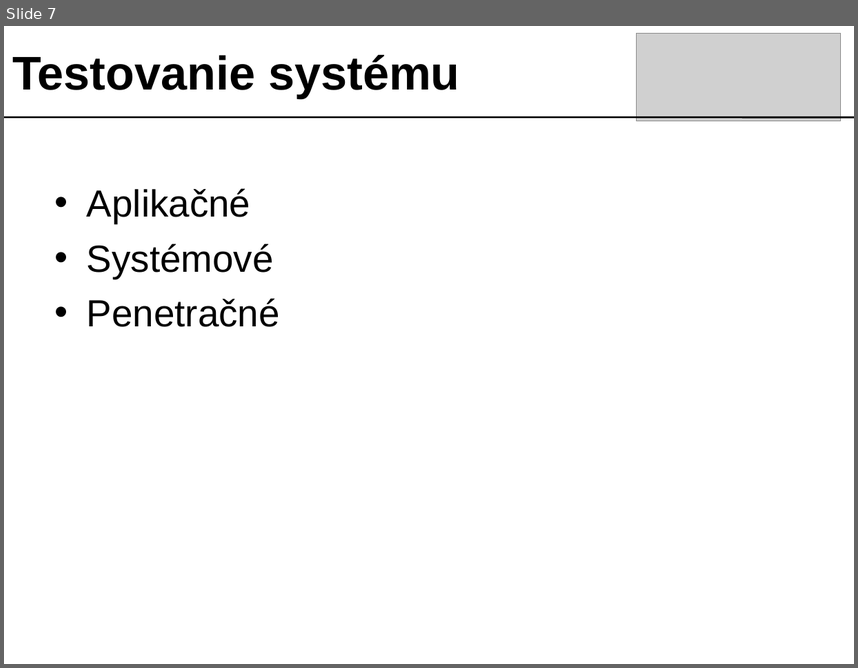
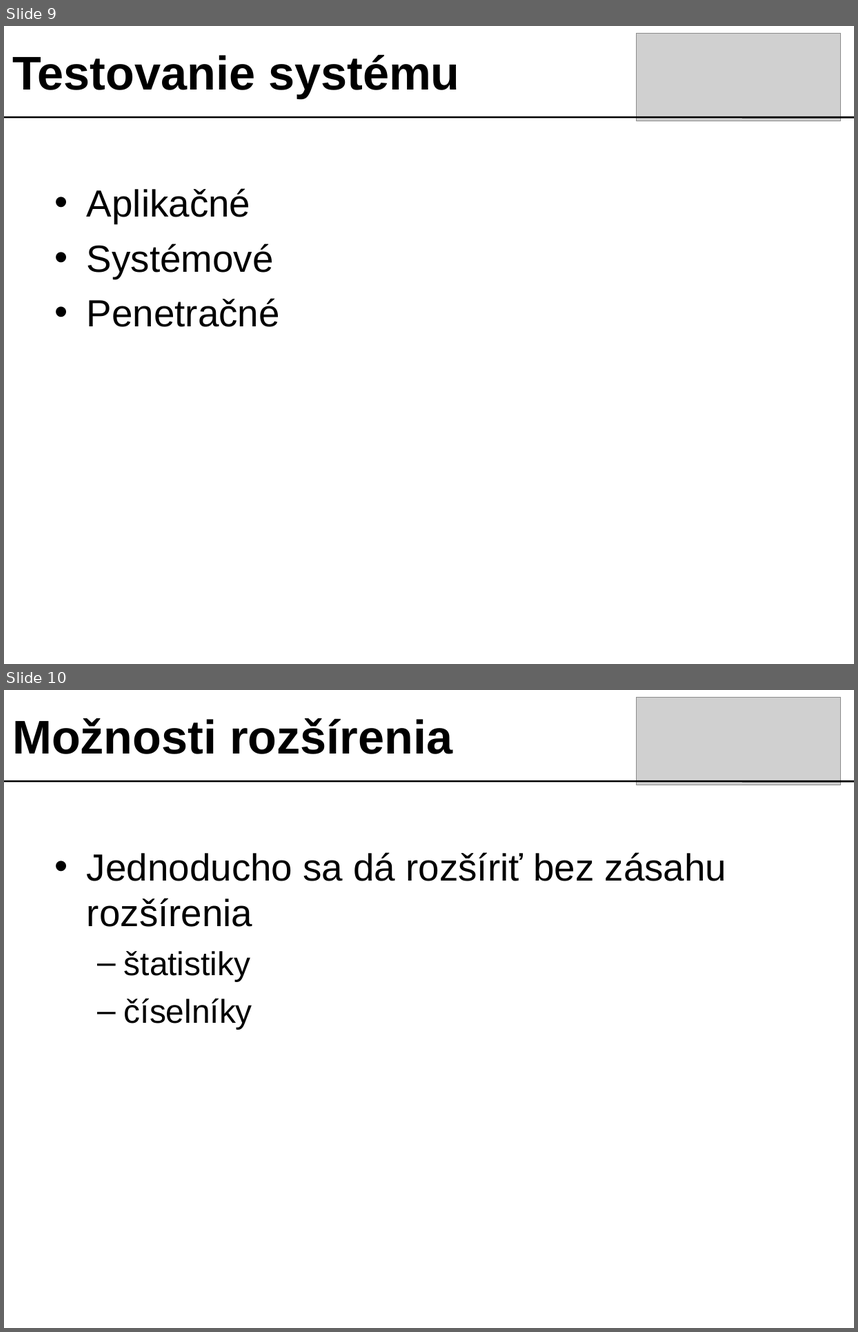
Before and after one commit to googlecode-mirror/timovy2007, a slide deck: doc/prezentacia/tech_presentation.ppt. Shown one above the other, each under a label of ours: slide 7 before the commit, slides 9 and 10 after it. The pictures are 858x668 and 858x1332 pixels, drawn with LibreOffice and Linux fonts; fonts in the diff are those of the drawing; grey boxes stand for pictures. Boxes give left, top, right and bottom in pixels: in the first picture for what was removed or moved away, otherwise in the second. Text is boxed around its words. In the diff, an @@ line names an element or a change of style, - is before the commit and + after.

```diff
--- a/doc/prezentacia/tech_presentation.ppt
+++ b/doc/prezentacia/tech_presentation.ppt
@@ slide 10 added at box(4, 690, 854, 1328), background #FFFFFF @@
@@ picture added at box(637, 698, 840, 785) @@
@@ text added at box(12, 718, 452, 754), 40 pt, text #000000, bold @@
+Možnosti rozšírenia
@@ line added from (4, 781) to (854, 781), #000000 1.5 pt @@
@@ text added at box(87, 852, 727, 1029), 32 pt, text #000000 @@
+• Jednoducho sa dá rozšíriť bez zásahu rozšírenia
+  – štatistiky
+  – číselníky
@@ what was slide 7 is now slide 9 @@
```
Also in this commit, not shown: 1 slide changed, 3 other slides added, 2 slides removed.
